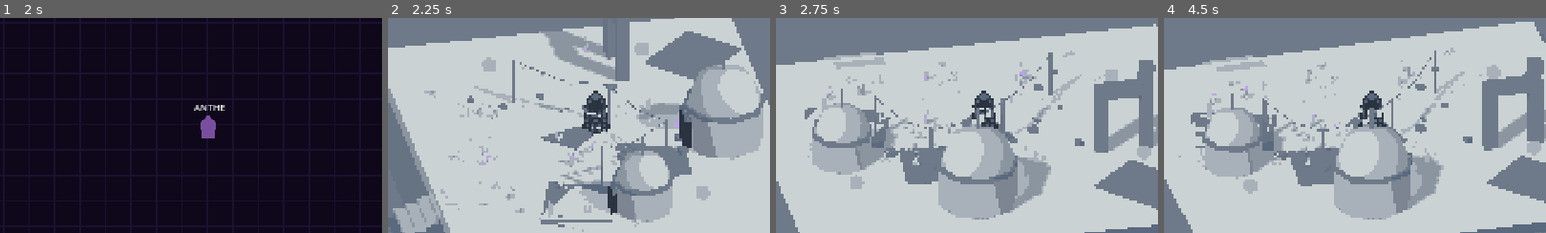
Above: before the commit, frames 1-4 (left to right).
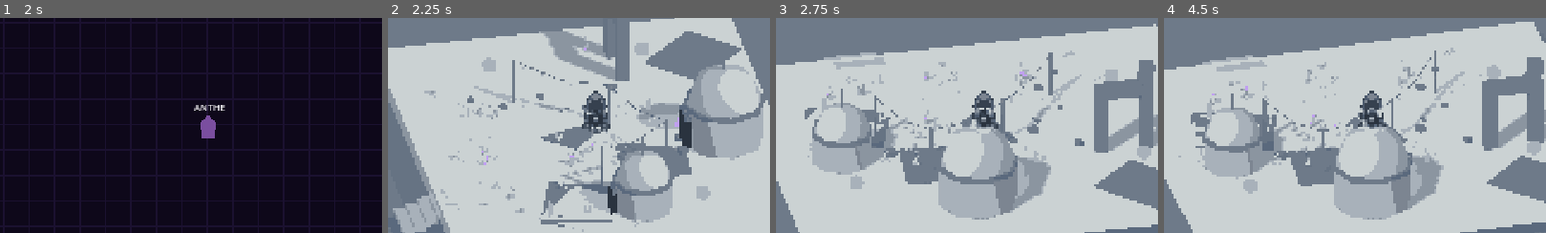
Above: after the commit, the same moments.

Repository: gambarini/summoned
Game: Godot game, scene res://scenes/base.tscn
The game is run twice, just before and just after one commit, with the same random seed, the same clock (stepped at 60 frames per second) and the same inputs.
Inputs (mouse positions are % of the whole screen's width and height, from its top left):
- Up to frame 1 (2 s): tap Enter at 0.5 s; move the mouse to (72, 45) at 0.52 s; press the mouse at (72, 45) at 0.53 s; hold D (move_right) 0.53-1.28 s; tap Space at 1.25 s; move the mouse to (30, 55) at 1.27 s; release the mouse at (30, 55) at 1.28 s; hold S (move_down) from 1.28 s (still down); tap F (extract) at 1.35 s
- Up to frame 2 (2.25 s): tap Enter at 2 s; move the mouse to (60, 28) at 2.02 s; release S (move_down) at 2.03 s; hold D (move_right) from 2.03 s (still down); hold E (interact) from 2.03 s (still down)
- Up to frame 3 (2.75 s): keep holding D (move_right); keep holding E (interact)
- Up to frame 4 (4.5 s): move the mouse to (45, 70) at 2.77 s; release D (move_right) at 2.78 s; release E (interact) at 2.78 s; hold W (move_up) 2.78-3.53 s; tap R (resonance) at 2.85 s; tap Space at 3.5 s; move the mouse to (80, 65) at 3.52 s; hold A (move_left) from 3.53 s (still down); tap Tab at 3.6 s; tap Enter at 4.25 s; move the mouse to (20, 35) at 4.27 s; tap Q at 4.35 s
The pictures show only the part of the screen within x 23-73%, y 22-72%; the shares and areas given below are measured in that part.

Frame 1 is identical in both runs. In frame 2, 0.4% of the frame differs, in the area x 51-58%, y 35-56%; in frame 3, 0.5%; in frame 4, 0.6%, in the area x 50-59%, y 35-54%.

Commit message:
Complete Phase 2b part 2: the Hollow + hem/shimmer shader in 3D
The warrior's full visual identity now reads in the 3D iso layer. Both effects
live in WarriorSync with zero warrior.gd changes (hollow_stress is already a
public @export, read live each frame).

- The Hollow (chest wound): a dark void recess + additive ember core sunk inside
  it + an inward notation pull (GPUParticles3D, sphere-shell emission so it reads
  from any camera yaw). Faithful port of warrior.gd's _HOLLOW_* params/gradients.
  Rides the reserved _bob_y; render_priority + no_depth_test draw it over the
  body sprite without z-fighting. Facing-gated on the *displayed* billboard facing
  (WarriorSync._facing), not warrior._facing_dir — in 3D those diverge, and the
  wound is painted on the sprite, so it must hide on back sheets.
- Hem/shimmer: warrior_hover.gdshader re-authored as a spatial shader
  (warrior_hover_3d.gdshader) on an additive overlay quad over the base sprite —
  amber cloak hem + lavender top shimmer, move-driven. The 2D canvas_item shader
  stays for the 2D path.
- Verified windowed via a throwaway harness (now deleted): the back-facing gate
  test passed (front shows the wound, back hides it). Evidence PNGs kept in
  docs/gen/hollow_phase2b_*.png.
- Art finding accepted as-is: the cool palette cool-shifts the warm ember to pink
  and mutes the amber hem; kept faithful, optional retune deferred to Phase 5.

Phase 2b is complete. Remaining migration work: Phase 5 (rings 2–5, polish).

Co-Authored-By: Claude Opus 4.8 <noreply@anthropic.com>

Diff:
--- /dev/null
+++ b/assets/shaders/warrior_hover_3d.gdshader
@@ -0,0 +1,52 @@
+shader_type spatial;
+// 3D port of warrior_hover.gdshader's hem/shimmer (the canvas_item version stays
+// for the 2D path). Drawn as an ADDITIVE overlay quad layered over the warrior's
+// base billboard: only the amber cloak hem + lavender top shimmer add colour, and
+// only where the base sprite is opaque (the cloak). The base Sprite3D is untouched.
+render_mode blend_add, unshaded, cull_disabled, depth_draw_never, depth_test_disabled;
+
+// The overlay samples the SAME 8-dir sheet the base billboard shows (kept in sync
+// from WarriorSync), so UVs line up 1:1.
+uniform sampler2D tex : source_color, filter_nearest;
+uniform float hover_speed   : hint_range(0.3, 3.0) = 0.8;
+uniform vec4  hem_tint      : source_color = vec4(0.831, 0.502, 0.227, 1.0);
+uniform float hem_strength  : hint_range(0.0, 1.5) = 0.5;
+uniform float hem_threshold : hint_range(0.5, 1.0) = 0.7;
+uniform float move_intensity : hint_range(0.0, 1.0) = 0.0;
+// UV.y direction differs between Sprite3D and QuadMesh; flip so "hem" is the
+// visual bottom of the sprite.
+uniform bool  flip_v = false;
+
+void vertex() {
+	// Full camera billboard, keeping the node's scale (matches the base Sprite3D).
+	MODELVIEW_MATRIX = VIEW_MATRIX * mat4(
+		INV_VIEW_MATRIX[0], INV_VIEW_MATRIX[1], INV_VIEW_MATRIX[2], MODEL_MATRIX[3]);
+	MODELVIEW_MATRIX = MODELVIEW_MATRIX * mat4(
+		vec4(length(MODEL_MATRIX[0].xyz), 0.0, 0.0, 0.0),
+		vec4(0.0, length(MODEL_MATRIX[1].xyz), 0.0, 0.0),
+		vec4(0.0, 0.0, length(MODEL_MATRIX[2].xyz), 0.0),
+		vec4(0.0, 0.0, 0.0, 1.0));
+}
+
+void fragment() {
+	vec2 uv = vec2(UV.x, flip_v ? 1.0 - UV.y : UV.y);
+	vec4 col = texture(tex, uv);
+	if (col.a < 0.05) {
+		discard;
+	}
+
+	// Amber hem at the cloak bottom, intensifying when moving.
+	float hem_boost = 1.0 + move_intensity * 0.7;
+	float hem_mask  = smoothstep(hem_threshold, 1.0, uv.y);
+	float pulse     = (sin(TIME * hover_speed * 1.4) + 1.0) * 0.5;
+	vec3  add = hem_tint.rgb * (hem_mask * pulse * hem_strength * hem_boost);
+
+	// Lavender edge shimmer at the top portion, only while moving.
+	float top_mask = smoothstep(0.35, 0.0, uv.y);
+	float shimmer  = (sin(TIME * hover_speed * 2.1 + uv.x * 8.0) + 1.0) * 0.5;
+	vec3  lavender = vec3(0.627, 0.502, 0.878);  // #A080E0
+	add += lavender * (top_mask * shimmer * move_intensity * 0.18);
+
+	ALBEDO = add;
+	ALPHA = col.a;  // ADD blend premultiplies by alpha -> tint lands on the cloak
+}
--- a/scripts/warrior_sync.gd
+++ b/scripts/warrior_sync.gd
@@ -38,6 +38,39 @@
 const NOTATION_Y := 1.7            # chest height on the billboard
 const _PX := 1.0 / SimSpace.PIXELS_PER_UNIT
 
+# --- The Hollow (chest wound) --------------------------------------------
+# 3D port of warrior.gd's Hollow: a dark void recess + an additive ember core
+# sunk inside it (the dark gap sells the depth) + an inward notation pull. Scale
+# with the warrior's live `hollow_stress` (a public @export — no warrior change).
+# Visibility is gated on the *displayed* billboard facing (`_facing`), not the
+# warrior's sim facing: the wound is painted on the sprite, so it must follow the
+# sheet that's actually shown — which also makes it appear/vanish correctly as the
+# camera orbits. Param arrays re-authored from warrior.gd's `_HOLLOW_*`.
+const HOLLOW_Y := 1.7              # chest height (matches NOTATION_Y / 2D y=4)
+const HOLLOW_DISC_PX := 32         # gradient disc resolution, like the 2D sprite
+const HOLLOW_VOID_SCALE := 0.72    # dark recess — kept wider than the ember
+const HOLLOW_GLOW_SCALE := 0.34    # burning core — tight point sunk in the void
+const HOLLOW_BRIGHTNESS := [1.0, 0.85, 0.65, 0.4]   # ember dims as it opens
+const HOLLOW_RADIUS := [1.0, 1.2, 1.5, 1.9]         # both discs widen
+const HOLLOW_INWARD := [0.0, 0.25, 0.6, 0.9]        # pull amount_ratio
+const HOLLOW_PULSE_PERIOD := 1.8   # ember breathing period (s), matches 2D tween
+# Visibility per *displayed* facing (front-of-chest wound). WarriorSync's own
+# "south"/"north-east" vocabulary; mirrors warrior.gd's `_HOLLOW_DIR_VIS`.
+const HOLLOW_DIR_VIS := {
+	"south": 1.0, "south-east": 0.6, "south-west": 0.6,
+	"east": 0.3, "west": 0.3,
+	"north-east": 0.0, "north": 0.0, "north-west": 0.0,
+}
+
+# --- Hem / shimmer overlay (warrior_hover.gdshader, 3D port) --------------
+# An additive billboard quad layered over the base sprite: amber cloak hem +
+# lavender top shimmer, scaled by movement. Samples the same 8-dir sheet so UVs
+# line up. The base Sprite3D is untouched.
+const HEM_SHADER := preload("res://assets/shaders/warrior_hover_3d.gdshader")
+const BILLBOARD_PIXEL_SIZE := 0.045
+const SHEET_PX := 64
+const HEM_MOVE_RATE := 6.0   # how fast move_intensity eases toward idle/move
+
 # Fixed raw input for programmatic/headless drive (capture harness). The
 # `Vector2.INF` sentinel means "read live Input" (the normal play path).
 var raw_input_override := Vector2.INF
@@ -50,6 +83,16 @@
 var _bob_phase := 0.0
 var _bob_y := 0.0  # current hover offset; a future Hollow node rides this too
 var _notation: GPUParticles3D
+var _hollow: Node3D
+var _hollow_void: MeshInstance3D
+var _hollow_void_mat: StandardMaterial3D
+var _hollow_ember: MeshInstance3D
+var _hollow_ember_mat: StandardMaterial3D
+var _hollow_pull: GPUParticles3D
+var _hollow_pulse := 0.0
+var _hem: MeshInstance3D
+var _hem_mat: ShaderMaterial
+var _hem_move := 0.0
 
 
 ## Current 8-dir sheet name (for verification / debugging).
@@ -60,6 +103,12 @@
 ## The billboard's world position — output of the sim->world transform.
 func get_billboard_position() -> Vector3:
 	return _billboard.position
+
+
+## Whether the Hollow is currently shown (for verification). Tracks the displayed
+## billboard facing — false when a back sheet is up (the wound is front-of-chest).
+func hollow_shown() -> bool:
+	return _hollow != null and _hollow.visible
 
 
 ## Camera-relative attack aim (Phase 3). The 2D cursor no longer maps to the
@@ -94,7 +143,7 @@
 	_billboard.billboard = BaseMaterial3D.BILLBOARD_ENABLED
 	_billboard.texture_filter = BaseMaterial3D.TEXTURE_FILTER_NEAREST
 	_billboard.shaded = false
-	_billboard.pixel_size = 0.045
+	_billboard.pixel_size = BILLBOARD_PIXEL_SIZE
 	rig.add_world_child(_billboard)
 
 	# The billboard is the warrior now: suppress all 2D presentation in one line
@@ -117,6 +166,8 @@
 	_warrior.ground_pulse.connect(_on_ground_pulse)
 
 	_setup_notation()  # the drifting-score-debris identity, as 3D particles
+	_setup_hollow()    # the burning chest wound (gated on facing + stress)
+	_setup_hem()       # amber hem + lavender shimmer overlay (move-driven)
 	_sync_position()  # place the billboard before the first frame
 
 
@@ -270,6 +321,205 @@
 	return tex
 
 
+# --- The Hollow (chest wound, 3D port) -----------------------------------
+
+func _setup_hollow() -> void:
+	_hollow = Node3D.new()
+	_hollow.name = "Hollow"
+	_rig.add_world_child(_hollow)
+
+	# Void: dark radial disc, normal blend — carves a recess into the chest.
+	_hollow_void = MeshInstance3D.new()
+	_hollow_void.name = "HollowVoid"
+	_hollow_void_mat = _disc_material(_make_radial_void_tex(), BaseMaterial3D.BLEND_MODE_MIX, 2)
+	_hollow_void.mesh = _disc_mesh(_hollow_void_mat)
+	_hollow.add_child(_hollow_void)
+
+	# Ember: smaller additive core sunk inside the void (dark gap = depth).
+	_hollow_ember = MeshInstance3D.new()
+	_hollow_ember.name = "HollowEmber"
+	_hollow_ember_mat = _disc_material(_make_radial_glow_tex(), BaseMaterial3D.BLEND_MODE_ADD, 3)
+	_hollow_ember.mesh = _disc_mesh(_hollow_ember_mat)
+	_hollow.add_child(_hollow_ember)
+
+	# Pull: notation motes drawn inward toward the wound (more under stress). A
+	# sphere shell (not the 2D planar ring) so the pull reads from any camera yaw.
+	_hollow_pull = GPUParticles3D.new()
+	_hollow_pull.name = "HollowPull"
+	_hollow_pull.amount = 16
+	_hollow_pull.lifetime = 0.85
+	_hollow_pull.local_coords = true     # motes belong to the wound, follow it
+	_hollow_pull.amount_ratio = 0.0      # set per stress each frame
+
+	var pquad := QuadMesh.new()
+	pquad.size = Vector2(0.45, 0.45)
+	var pgm := StandardMaterial3D.new()
+	pgm.shading_mode = BaseMaterial3D.SHADING_MODE_UNSHADED
+	pgm.transparency = BaseMaterial3D.TRANSPARENCY_ALPHA
+	pgm.albedo_texture = NOTATION_SHEET
+	pgm.texture_filter = BaseMaterial3D.TEXTURE_FILTER_NEAREST
+	pgm.cull_mode = BaseMaterial3D.CULL_DISABLED
+	pgm.billboard_mode = BaseMaterial3D.BILLBOARD_PARTICLES
+	pgm.billboard_keep_scale = true
+	pgm.particles_anim_h_frames = 4
+	pgm.particles_anim_v_frames = 1
+	pgm.particles_anim_loop = false
+	pgm.no_depth_test = true
+	pgm.render_priority = 3
+	pquad.material = pgm
+	_hollow_pull.draw_pass_1 = pquad
+
+	var pm := ParticleProcessMaterial.new()
+	pm.emission_shape = ParticleProcessMaterial.EMISSION_SHAPE_SPHERE_SURFACE
+	pm.emission_sphere_radius = 22.0 * _PX
+	pm.initial_velocity_min = 0.0
+	pm.initial_velocity_max = 0.0
+	pm.radial_accel_min = -55.0 * _PX
+	pm.radial_accel_max = -35.0 * _PX    # negative = pulled toward the wound
+	pm.tangential_accel_min = 8.0 * _PX
+	pm.tangential_accel_max = 18.0 * _PX # slight inward spiral
+	pm.scale_min = 0.28
+	pm.scale_max = 0.42
+	pm.angle_min = -180.0
+	pm.angle_max = 180.0
+	pm.anim_offset_min = 0.0
+	pm.anim_offset_max = 1.0
+	pm.color_ramp = _build_hollow_pull_ramp()
+	_hollow_pull.process_material = pm
+	_hollow.add_child(_hollow_pull)
+
+	_update_hollow(0.0)
+
+
+# A camera-facing disc quad sharing one billboard material. `no_depth_test` keeps
+# the wound drawn over the body sprite (a billboard at the same chest depth);
+# `render_priority` orders void (1) under ember (2).
+func _disc_mesh(mat: StandardMaterial3D) -> QuadMesh:
+	var quad := QuadMesh.new()
+	quad.size = Vector2.ONE * (HOLLOW_DISC_PX * _PX)
+	quad.material = mat
+	return quad
+
+
+func _disc_material(tex: Texture2D, blend: int, priority: int) -> StandardMaterial3D:
+	var mat := StandardMaterial3D.new()
+	mat.shading_mode = BaseMaterial3D.SHADING_MODE_UNSHADED
+	mat.transparency = BaseMaterial3D.TRANSPARENCY_ALPHA
+	mat.blend_mode = blend
+	mat.cull_mode = BaseMaterial3D.CULL_DISABLED
+	mat.billboard_mode = BaseMaterial3D.BILLBOARD_ENABLED
+	mat.billboard_keep_scale = true
+	mat.albedo_texture = tex
+	mat.texture_filter = BaseMaterial3D.TEXTURE_FILTER_NEAREST
+	mat.no_depth_test = true
+	mat.render_priority = priority
+	return mat
+
+
+func _update_hollow(delta: float) -> void:
+	if _hollow == null:
+		return
+	_hollow.position = SimSpace.to_world(_warrior.global_position, HOLLOW_Y + _bob_y)
+	var s := clampi(_warrior.hollow_stress, 0, 3)
+	var f: float = HOLLOW_DIR_VIS.get(_facing, 1.0)
+	var shown := f > 0.0
+	_hollow.visible = shown
+	if shown:
+		_hollow_void.scale = Vector3.ONE * (HOLLOW_VOID_SCALE * HOLLOW_RADIUS[s])
+		_hollow_ember.scale = Vector3.ONE * (HOLLOW_GLOW_SCALE * HOLLOW_RADIUS[s])
+		# Void alpha = facing factor (fades the recess on side facings, like 2D).
+		_hollow_void_mat.albedo_color.a = f
+		# Ember = stress brightness * facing * breathing pulse (0.6..1.0).
+		_hollow_pulse += delta
+		var pulse := 0.8 + 0.2 * sin(_hollow_pulse * (TAU / HOLLOW_PULSE_PERIOD))
+		_hollow_ember_mat.albedo_color.a = HOLLOW_BRIGHTNESS[s] * f * pulse
+	_hollow_pull.amount_ratio = HOLLOW_INWARD[s]
+	_hollow_pull.emitting = shown and HOLLOW_INWARD[s] > 0.0
+
+
+# Ember core: hot #F0E8D8 center → warm #D4803A → faint cold #7B4EA0 rim. Tight
+# falloff so the bright part stays inside the void, leaving the dark recess gap.
+func _make_radial_glow_tex() -> GradientTexture2D:
+	var grad := Gradient.new()
+	grad.offsets = PackedFloat32Array([0.0, 0.18, 0.36, 0.62, 1.0])
+	grad.colors = PackedColorArray([
+		Color(0.941, 0.910, 0.847, 1.0),
+		Color(0.941, 0.910, 0.847, 0.9),
+		Color(0.831, 0.502, 0.227, 0.45),
+		Color(0.483, 0.306, 0.627, 0.12),
+		Color(0.483, 0.306, 0.627, 0.0),
+	])
+	return _radial_tex(grad)
+
+
+# The absence: opaque #0D0A1E core fading to transparent — the hole the ember
+# burns inside of. Normal-blended so it deepens the chest to near-black.
+func _make_radial_void_tex() -> GradientTexture2D:
+	var grad := Gradient.new()
+	grad.offsets = PackedFloat32Array([0.0, 0.5, 0.8, 1.0])
+	grad.colors = PackedColorArray([
+		Color(0.051, 0.039, 0.118, 1.0),
+		Color(0.051, 0.039, 0.118, 0.92),
+		Color(0.051, 0.039, 0.118, 0.4),
+		Color(0.051, 0.039, 0.118, 0.0),
+	])
+	return _radial_tex(grad)
+
+
+func _radial_tex(grad: Gradient) -> GradientTexture2D:
+	var tex := GradientTexture2D.new()
+	tex.gradient = grad
+	tex.width = HOLLOW_DISC_PX
+	tex.height = HOLLOW_DISC_PX
+	tex.fill = GradientTexture2D.FILL_RADIAL
+	tex.fill_from = Vector2(0.5, 0.5)
+	tex.fill_to = Vector2(1.0, 0.5)
+	return tex
+
+
+# Notation (#A080E0) fades in, then shifts to the wound's heat (#F0E8D8) as it is
+# consumed near the centre.
+func _build_hollow_pull_ramp() -> GradientTexture1D:
+	var grad := Gradient.new()
+	grad.offsets = PackedFloat32Array([0.0, 0.2, 0.85, 1.0])
+	grad.colors = PackedColorArray([
+		Color(0.627, 0.502, 0.878, 0.0),
+		Color(0.627, 0.502, 0.878, 0.85),
+		Color(0.941, 0.910, 0.847, 0.8),
+		Color(0.941, 0.910, 0.847, 0.0),
+	])
+	var tex := GradientTexture1D.new()
+	tex.gradient = grad
+	return tex
+
+
+# --- Hem / shimmer overlay (3D port) -------------------------------------
+
+func _setup_hem() -> void:
+	_hem = MeshInstance3D.new()
+	_hem.name = "WarriorHem"
+	var quad := QuadMesh.new()
+	quad.size = Vector2.ONE * (SHEET_PX * BILLBOARD_PIXEL_SIZE)
+	_hem_mat = ShaderMaterial.new()
+	_hem_mat.shader = HEM_SHADER
+	_hem_mat.set_shader_parameter("tex", _dir_textures[_facing])
+	_hem_mat.render_priority = 1  # over the base sprite (0), under the Hollow (2+)
+	quad.material = _hem_mat
+	_hem.mesh = quad
+	_rig.add_world_child(_hem)
+
+
+func _update_hem(delta: float) -> void:
+	if _hem == null:
+		return
+	_hem.position = SimSpace.to_world(_warrior.global_position, HOVER_Y + _bob_y)
+	# Ease move_intensity toward 1 while moving, 0 while idle (the 2D shader was
+	# tweened on MOVE enter/exit; here we read the body's velocity directly).
+	var target := 1.0 if _warrior.velocity.length() > MOVE_EPSILON else 0.0
+	_hem_move = move_toward(_hem_move, target, HEM_MOVE_RATE * delta)
+	_hem_mat.set_shader_parameter("move_intensity", _hem_move)
+
+
 # Camera-relative sim-space move direction from raw input (live or overridden).
 func _camera_dir() -> Vector2:
 	var raw := raw_input_override
@@ -292,6 +542,8 @@
 	# World-space emitter follows the warrior; emitted glyphs stay put -> trail.
 	if _notation:
 		_notation.position = SimSpace.to_world(_warrior.global_position, NOTATION_Y)
+	_update_hollow(delta)
+	_update_hem(delta)
 
 
 func _sync_position() -> void:
@@ -306,3 +558,5 @@
 	if dir_name != "" and dir_name != _facing:
 		_facing = dir_name
 		_billboard.texture = _dir_textures[_facing]
+		if _hem_mat:
+			_hem_mat.set_shader_parameter("tex", _dir_textures[_facing])
Not shown, added: assets/shaders/warrior_hover_3d.gdshader.uid
Binary file added: docs/gen/hollow_phase2b_back.png
Binary file added: docs/gen/hollow_phase2b_front.png
Binary file added: docs/gen/hollow_phase2b_front_s1.png
Binary file added: docs/gen/hollow_phase2b_side.png
Not shown, changed: CLAUDE.md
Not shown, changed: docs/MIGRATION_3D.md
